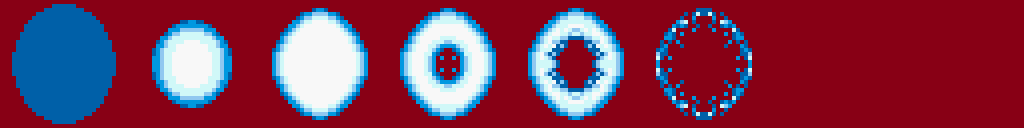
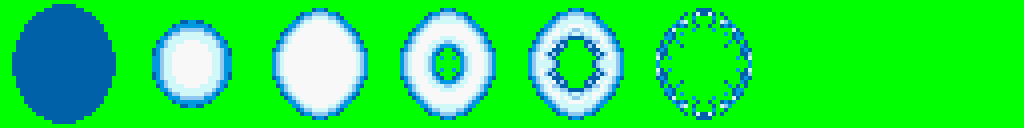
Before/after of a 1024x128 layered artwork. What changed in the layer stack:
painted on "Capa 1" over [left=0, top=0, right=1024, bottom=128]
